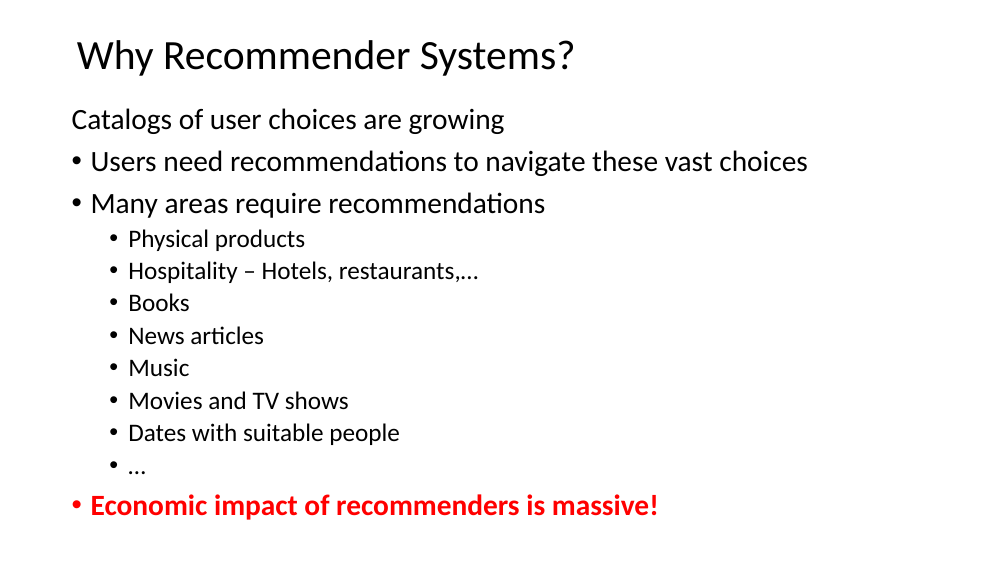
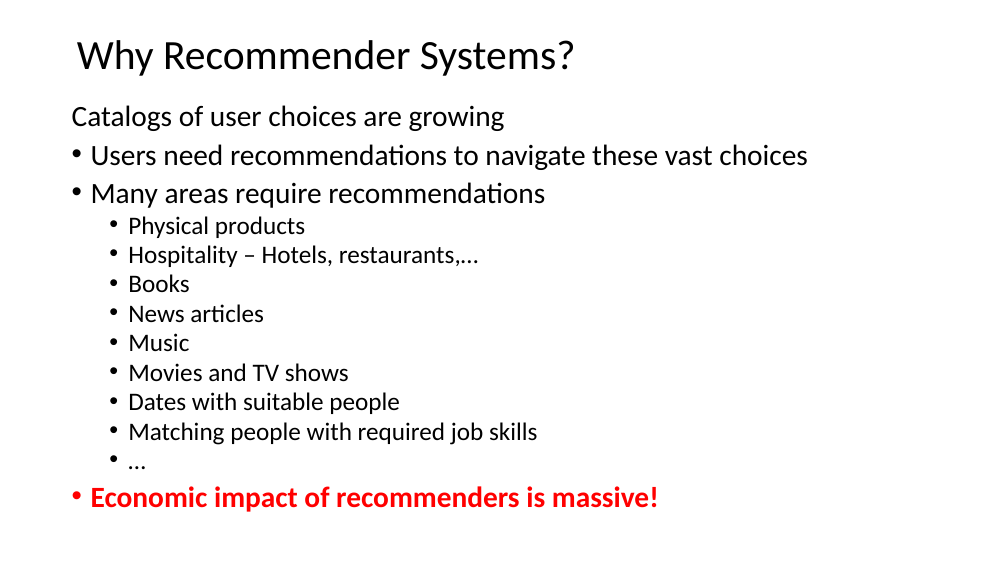
Before and after one commit to StephenElston/CSCI-E-108, a slide deck: slide 2 of slides/8_RecommenderSystems.pptx. Drawn at 1008x567 pixels with LibreOffice and Linux fonts; fonts in the diff are those of the drawing. Boxes give left, top, right and bottom in pixels: in the first picture for what was removed or moved away, otherwise in the second. Text is boxed around its words. In the diff, an @@ line names an element or a change of style, - is before the commit and + after.

Commit message:
Corrected typos in slides

```diff
--- a/slides/8_RecommenderSystems.pptx
+++ b/slides/8_RecommenderSystems.pptx
@@ text at (x1=72, y1=105, x2=808, y2=512): line spacing 0.9 to 0.8 @@
@@ text at (x1=128, y1=422, x2=537, y2=445): paragraph added @@
+  • Matching people with required job skills
```
Also in this commit, not shown: 9 other slides changed, 1 slide removed.
